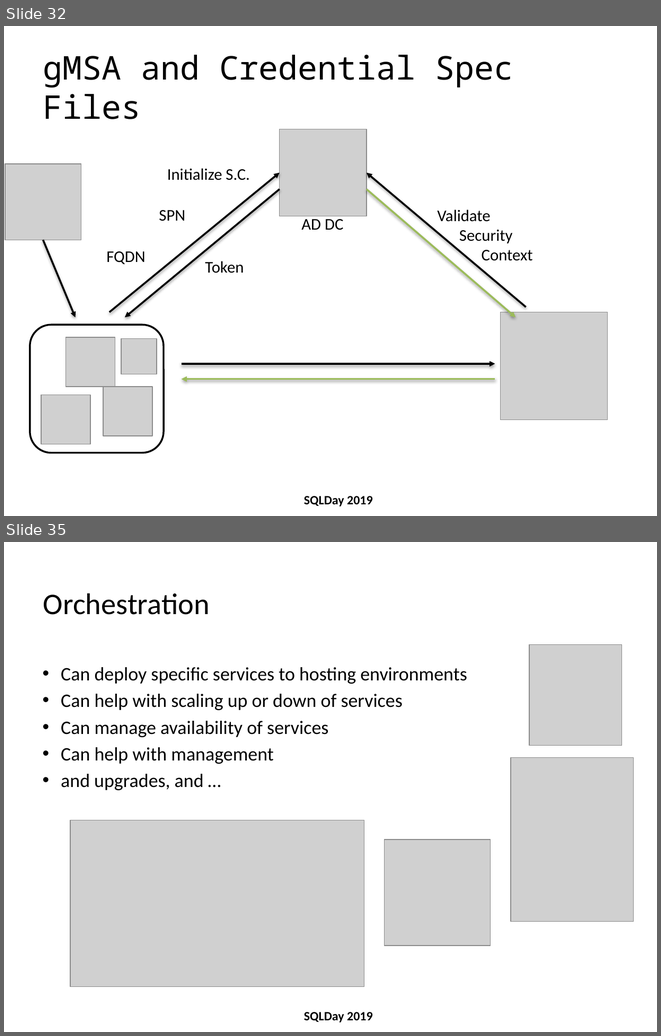
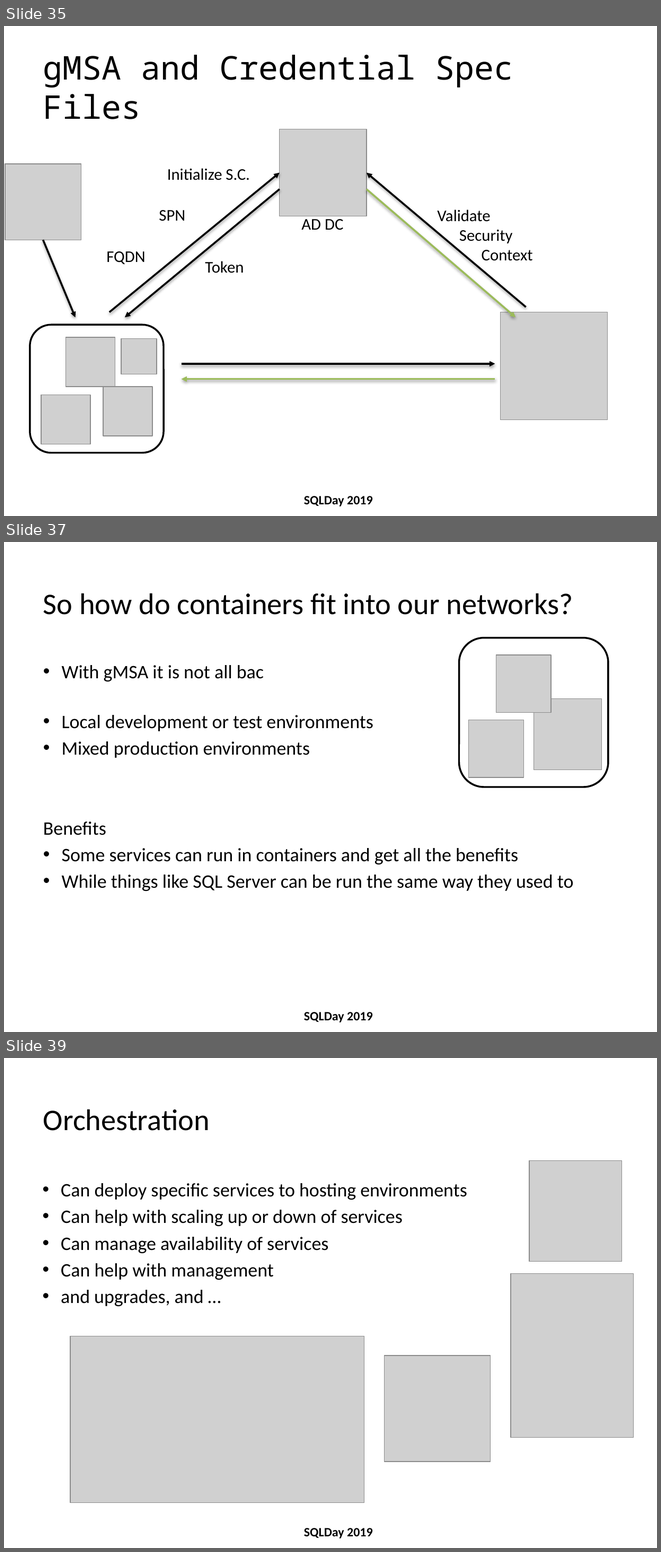
Before and after one commit to michalporeba/sharing, a slide deck: dbas-docker-guide/dbas-docker-guide v1.pptx. Shown one above the other, each under a label of ours: slides 32 and 35 before the commit, slides 35, 37 and 39 after it; the slides between them are not shown. The pictures are 661x1036 and 661x1552 pixels, drawn with LibreOffice and Linux fonts; fonts in the diff are those of the drawing; grey boxes stand for pictures; background and template pictures are left out. Boxes give left, top, right and bottom in pixels: in the first picture for what was removed or moved away, otherwise in the second. Text is boxed around its words. In the diff, an @@ line names an element or a change of style, - is before the commit and + after.

```diff
--- a/dbas-docker-guide/dbas-docker-guide v1.pptx
+++ b/dbas-docker-guide/dbas-docker-guide v1.pptx
@@ slide 37 added at (4, 542, 657, 1032), background picture (left out); not listed: 1 template element that a slide beside it also shows @@
@@ title added at (43, 593, 573, 615), 33 pt, text #000000 @@
+So how do containers fit into our networks?
@@ text added at (43, 665, 574, 891), 21 pt, text #000000 @@
+• With gMSA it is not all bac
+• Local development or test environments
+• Mixed production environments
+Benefits
+• Some services can run in containers and get all the benefits
+• While things like SQL Server can be run the same way they used to
@@ group added at (459, 638, 608, 787): 3 pictures, 1 rounded rectangle @@
@@ what was slide 32 is now slide 35 @@
@@ what was slide 35 is now slide 39 @@
```
Also in this commit, not shown: 16 slides changed, 6 other slides added, 1 other file.
